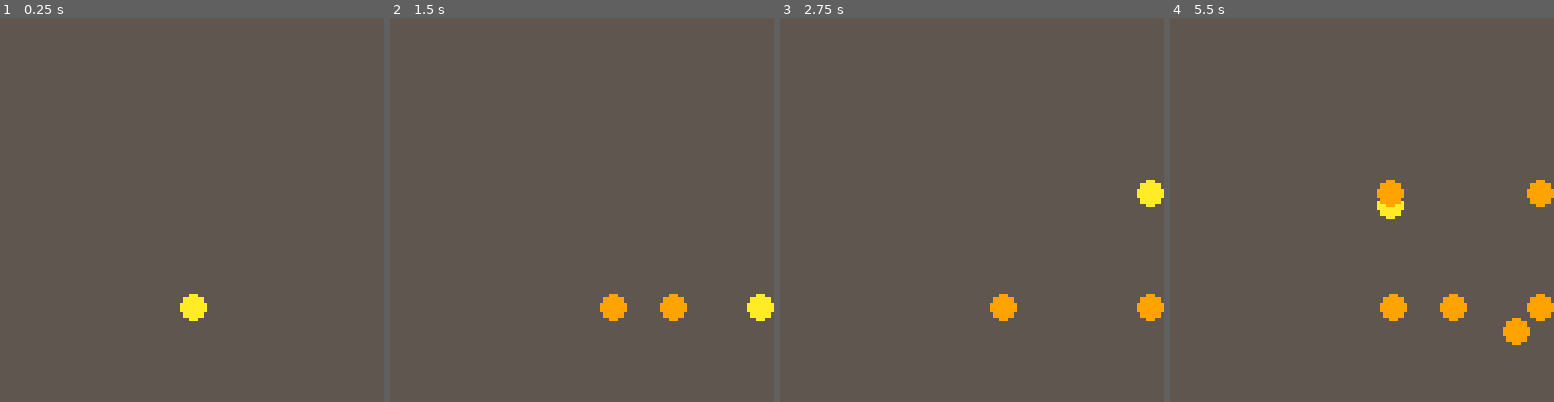
Above: before the commit, frames 1-4 (left to right).
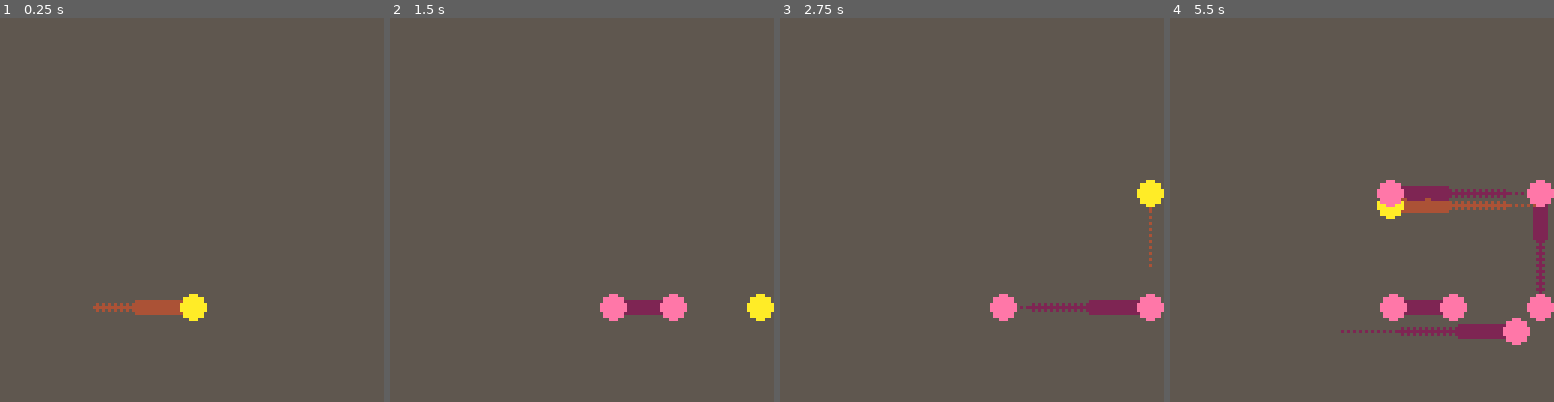
Above: after the commit, the same moments.

Repository: beetrootpaul/avoid-your-past
Game: PICO-8 cartridge mini-jam-111.p8
Same seed, same stepped clock (60 frames per second), same inputs: the game is played once before the commit and once after it.
Inputs:
- Up to frame 1 (0.25 s): no input
- Up to frame 2 (1.5 s): tap X (X key) at 0.33, 1.07 s; tap O (Z key) at 0.7 s
- Up to frame 3 (2.75 s): hold Right 1.6-2.1 s; tap O (Z key) at 1.7, 2.1, 2.5 s; tap X (X key) at 1.85 s; hold Up 2.15-2.42 s; hold Right from 2.47 s (still down)
- Up to frame 4 (5.5 s): tap O (Z key) every 0.4 s from 2.9 to 5.3 s; tap X (X key) at 2.97, 4.08, 5.2 s; release Right at 3.03 s; hold Left 3.08-3.58 s; hold Down 3.63-3.97 s; hold Right 4.02-4.68 s; hold Up 4.73-5.03 s; hold Left from 5.08 s (still down)

The runs differ from the first frame. In frame 1, 0.6% of the frame differs, in the area x 24-48%, y 73-78%; in frame 2, 1.1%; in frame 3, 1.6%; in frame 4, 5.3%, in the area x 44-100%, y 42-86%.

Commit message:
trails behind player and memories

Diff:
--- a/mini-jam-111.p8
+++ b/mini-jam-111.p8
@@ -9,6 +9,7 @@
 #include src/player.lua
 #include src/memory.lua
 #include src/memory_chain.lua
+#include src/trail_particle.lua
 
 #include src/main.lua
 
--- a/src/main.lua
+++ b/src/main.lua
@@ -7,6 +7,8 @@
 })
 
 local memory_chain = new_memory_chain()
+
+local trail_particles = {}
 
 function _init()
 end
@@ -28,14 +30,37 @@
         local last_memory = memory_chain.last_memory_or_player(player)
         last_memory.memory = new_memory({ origin = last_memory })
     end
+    add(trail_particles, new_trail_particle({
+        x = player.x,
+        y = player.y,
+        color = u.colors.brown
+    }))
     player.move()
     memory_chain.for_each_memory_in_order(player, function(memory)
+        add(trail_particles, new_trail_particle({
+            x = memory.x,
+            y = memory.y,
+            color = u.colors.purple
+        }))
         memory.follow_origin()
     end)
+    for i = 1, #trail_particles do
+        if trail_particles[i] then
+            trail_particles[i].age()
+            if trail_particles[i].ttl <= 0 then
+                deli(trail_particles, i)
+                trail_particles[i] = trail_particles[#trail_particles]
+                trail_particles[#trail_particles] = nil
+            end
+        end
+    end
 end
 
 function _draw()
     cls(u.colors.dark_grey)
+    for i = 1, #trail_particles do
+        trail_particles[i].draw()
+    end
     player.draw()
     memory_chain.for_each_memory_in_order(player, function(memory)
         memory.draw()
--- a/src/memory.lua
+++ b/src/memory.lua
@@ -29,7 +29,7 @@
     end
 
     m.draw = function()
-        circfill(m.x, m.y, m.r, u.colors.orange)
+        circfill(m.x, m.y, m.r, u.colors.pink)
     end
 
     return m;
--- /dev/null
+++ b/src/trail_particle.lua
@@ -0,0 +1,24 @@
+function new_trail_particle(params)
+    local x = params.x
+    local y = params.y
+    local color = params.color
+
+    local max_ttl = 30
+
+    local to = {
+        ttl = max_ttl
+    }
+
+    to.age = function()
+        if to.ttl > 0 then
+            to.ttl = to.ttl - 1
+        end
+    end
+
+    to.draw = function()
+        local r = (to.ttl / max_ttl) * 3
+        circfill(x, y, r, color)
+    end
+
+    return to;
+end
